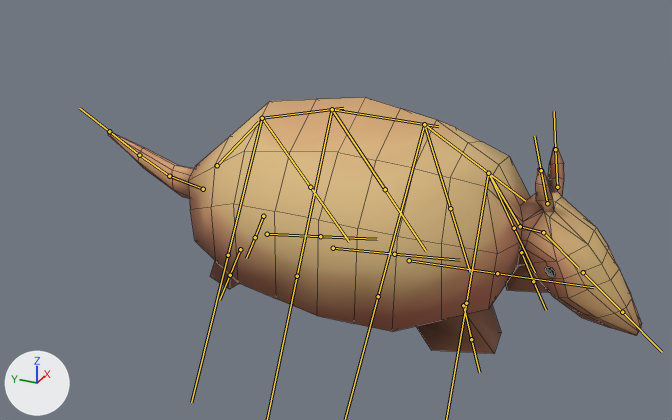
The FBX model Dillow/Assets/Models/Characters/dillo.fbx: old version first, new version second.
Before and after are seen from a 50 mm camera at (-8.73, -10.59, 5.2) aimed at (0.04, -6.64, 0.82). The axes (+X, +Y, +Z) are drawn at lower left. The lights are the same throughout. Both versions are drawn at frame 13 of the action 'Armature|Run'; the numbers are the values there. The bones that bend it are drawn over the model as lines. Mesh edges are drawn as thin lines.

The first picture shows 'Model'.
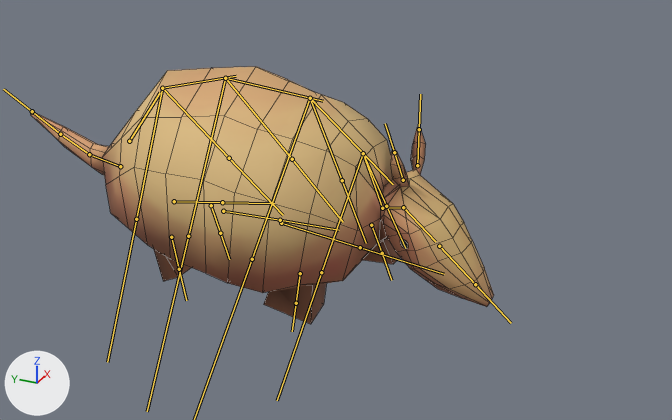
The change in detail:
Bone 'Base' (bone_base) moves from (0.0, 4.78, 5.14) to (0.0, 4.03, 4.17).
Bone 'Base' (bone_base) turns from (0, 0, 0) to (-6, 0, 0) degrees about its own x, y and z.
Bone 'Back1' (bone_back1) turns from (0, 0, 0) to (6, 0, 0) degrees about its own x, y and z.
Bone 'Back2' (bone_back2) turns from (0, 0, 0) to (-5, 0, 0) degrees about its own x, y and z.
Bone 'Back3' (bone_back3) turns from (0, 0, 0) to (-5, 0, 0) degrees about its own x, y and z.
Bone 'Back4' (bone_back4) turns from (9, 0, 0) to (6, 0, 0) degrees about its own x, y and z.
Bone 'Neck' (bone_neck) turns from (0, 0, 0) to (29, 0, 0) degrees about its own x, y and z.
Bone 'HeadBack' (bone_headback) turns from (-30, 0, 0) to (-48, 0, 0) degrees about its own x, y and z.
Bone 'Ear.L' (bone_ear_l) moves from (-0.03, 0.02, 0.0) to (-0.01, 0.01, 0.0).
Bone 'Ear.L' (bone_ear_l) turns from (0, 10, -20) to (1, 3, -7) degrees about its own x, y and z.
Bone 'Ear.R' (bone_ear_r) turns from (2, -11, 16) to (1, -4, 5) degrees about its own x, y and z.
Bone 'FrontLeg.L' (bone_frontleg_l) moves from (-0.01, 0.15, -0.58) to (-0.01, 0.11, -0.36).
Bone 'FrontLeg.L' (bone_frontleg_l) turns from (-13, 0, 0) to (-17, 0, 0) degrees about its own x, y and z.
Bone 'FrontLeg.R' (bone_frontleg_r) moves from (0.01, 0.07, -0.35) to (0.01, 0.1, -0.11).
Bone 'FrontLeg.R' (bone_frontleg_r) turns from (-4, 0, 0) to (11, 0, 0) degrees about its own x, y and z.
Bone 'Tail1' (bone_tail1) turns from (0, 0, 0) to (6, 0, 0) degrees about its own x, y and z.
Bone 'BackLeg.L' (bone_backleg_l) moves from (-0.04, 0.01, -0.06) to (-0.02, 0.11, -0.46).
Bone 'BackLeg.L' (bone_backleg_l) turns from (7, 1, 1) to (-24, -3, 1) degrees about its own x, y and z.
Bone 'BackLeg.L' (bone_backleg_l) is rescaled from (1.08, 1.08, 1.08) to (1.16, 1.16, 1.16).
Bone 'BackLeg.R' (bone_backleg_r) moves from (0.02, -0.07, -0.26) to (0.02, 0.08, -0.52).
Bone 'BackLeg.R' (bone_backleg_r) turns from (4, 0, -1) to (-25, 3, -1) degrees about its own x, y and z.
Bone 'BackLeg.R' (bone_backleg_r) is rescaled from (1.08, 1.08, 1.08) to (1.16, 1.16, 1.16).

Where the change shows, as pixel boxes (x1, y1, x2, y2) in the pictures (672 x 420 px):
'Model', posed (13% narrower): before (108, 97, 642, 353); after (31, 67, 494, 324)
bone 'Base', root to tip: before (217, 165) to (258, 122); after (129, 141) to (160, 92)
bone 'Back1', root to tip: before (262, 118) to (343, 108); after (162, 88) to (236, 76)
bone 'Back2', root to tip: before (332, 109) to (438, 126); after (225, 78) to (323, 101)
bone 'Back3', root to tip: before (424, 124) to (525, 201); after (310, 98) to (393, 184)
bone 'Back4', root to tip: before (488, 173) to (520, 226); after (363, 153) to (382, 208)
bone 'Neck', root to tip: before (520, 226) to (543, 232); after (382, 208) to (403, 207)
bone 'HeadBack', root to tip: before (543, 232) to (578, 268); after (403, 207) to (435, 241)
bone 'Ear.L', root to tip: before (557, 187) to (555, 149); after (417, 165) to (419, 129)
bone 'Ear.R', root to tip: before (547, 203) to (541, 170); after (403, 180) to (394, 152)
bone 'FrontLeg.L', root to tip: before (521, 252) to (533, 281); after (371, 225) to (382, 253)
bone 'FrontLeg.R', root to tip: before (463, 305) to (471, 339); after (300, 273) to (296, 303)
bone 'Tail1', root to tip: before (203, 189) to (169, 176); after (120, 166) to (89, 154)
bone 'BackLeg.L', root to tip: before (263, 216) to (255, 237); after (211, 205) to (220, 233)
bone 'BackLeg.R', root to tip: before (240, 249) to (230, 275); after (171, 237) to (179, 269)
